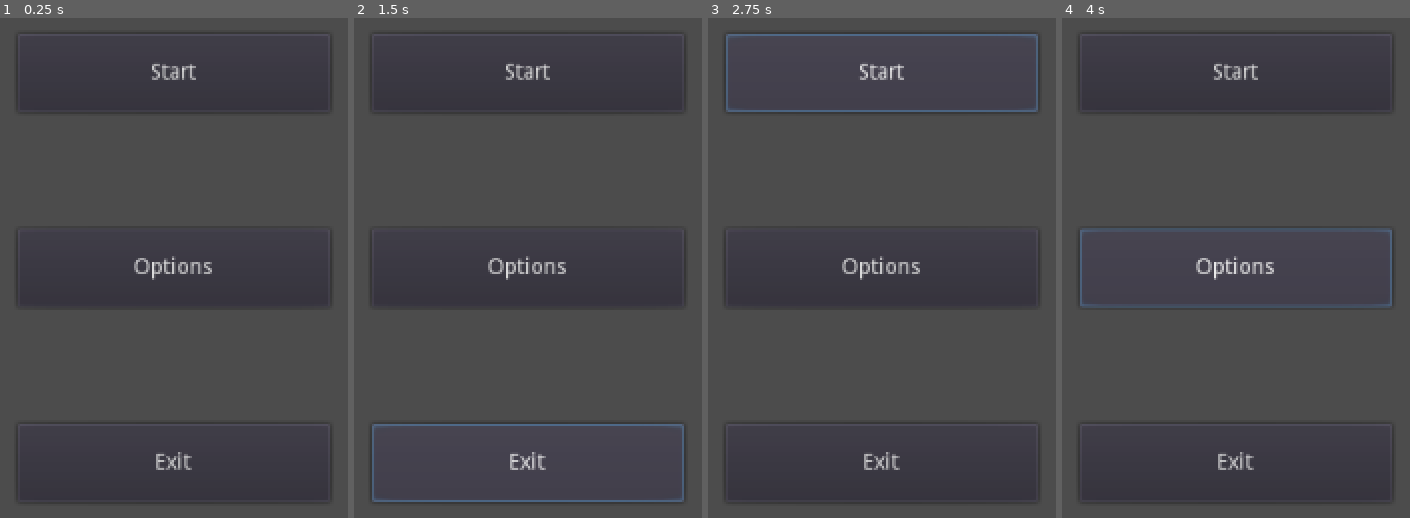
Above: before the commit, frames 1-4 (left to right).
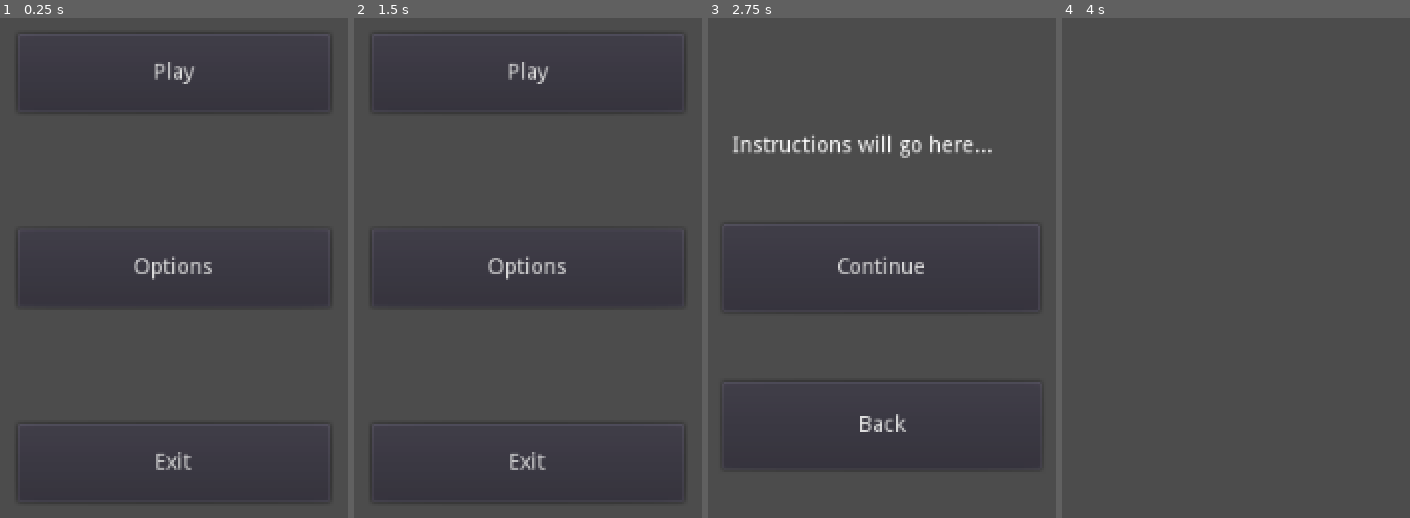
Above: after the commit, the same moments.

Repository: giraffegrenade/home-havoc
Game: Godot game, scene res://scenes/MainMenu.tscn
Same seed, same stepped clock (60 frames per second), same inputs: the game is played once before the commit and once after it.
Inputs (mouse positions are in pixels of both pictures, inside the frame that each line leads up to):
- Up to frame 1 (0.25 s): no input
- Up to frame 2 (1.5 s): click "Start" (after the commit: "Play") at 0.5 s; click (528, 428) at 1.25 s, where only the run after the commit has a clickable "Back"
- Up to frame 3 (2.75 s): click "Start" (after the commit: "Play") at 2 s
- Up to frame 4 (4 s): click (1236, 268) at 2.75 s, where only the run after the commit has a clickable "Continue"; click (1236, 268) at 3.5 s, where only the run before the commit has a clickable "Options"

The runs differ from the first frame. In frame 1, 0.3% of the frame differs, in the area x 43-57%, y 8-14%; in frame 2, 1.2%; in frame 3, 3.6%, in the area x 5-96%, y 3-97%; in frame 4, 1.7%.

Commit message:
Implementing basic menu

Diff:
--- /dev/null
+++ b/HomeHavoc/scenes/MainMenu.gd
@@ -0,0 +1,9 @@
+extends CanvasLayer
+
+
+func _on_StartButton_pressed():
+	get_tree().change_scene("res://scenes/Tutorial.tscn")
+
+
+func _on_Exit_pressed():
+	get_tree().quit()
--- a/HomeHavoc/scenes/MainMenu.tscn
+++ b/HomeHavoc/scenes/MainMenu.tscn
@@ -1,12 +1,15 @@
-[gd_scene format=2]
+[gd_scene load_steps=2 format=2]
 
-[node name="CanvasLayer" type="CanvasLayer"]
+[ext_resource path="res://scenes/MainMenu.gd" type="Script" id=1]
+
+[node name="CanvasLayer" type="CanvasLayer" index="0"]
 
 layer = 1
 offset = Vector2( 0, 0 )
 rotation = 0.0
 scale = Vector2( 1, 1 )
 transform = Transform2D( 1, 0, 0, 1, 0, 0 )
+script = ExtResource( 1 )
 
 [node name="StartButton" type="Button" parent="." index="0"]
 
@@ -29,7 +32,7 @@
 enabled_focus_mode = 2
 shortcut = null
 group = null
-text = "Start"
+text = "Play"
 flat = false
 align = 1
 _sections_unfolded = [ "Margin" ]
@@ -85,3 +88,7 @@
 flat = false
 align = 1
 _sections_unfolded = [ "Margin" ]
+
+[connection signal="pressed" from="StartButton" to="." method="_on_StartButton_pressed"]
+
+[connection signal="pressed" from="Exit" to="." method="_on_Exit_pressed"]
--- /dev/null
+++ b/HomeHavoc/scenes/Tutorial.gd
@@ -0,0 +1,23 @@
+extends CanvasLayer
+
+# class member variables go here, for example:
+# var a = 2
+# var b = "textvar"
+
+func _ready():
+	# Called when the node is added to the scene for the first time.
+	# Initialization here
+	pass
+
+#func _process(delta):
+#	# Called every frame. Delta is time since last frame.
+#	# Update game logic here.
+#	pass
+
+
+func _on_BackButton_pressed():
+	get_tree().change_scene("res://scenes/MainMenu.tscn")
+
+
+func _on_ContinueButton_pressed():
+	get_tree().change_scene("res://scenes/Main.tscn")
--- a/HomeHavoc/scenes/Tutorial.tscn
+++ b/HomeHavoc/scenes/Tutorial.tscn
@@ -1,12 +1,15 @@
-[gd_scene format=2]
+[gd_scene load_steps=2 format=2]
 
-[node name="CanvasLayer" type="CanvasLayer" index="0"]
+[ext_resource path="res://scenes/Tutorial.gd" type="Script" id=1]
+
+[node name="CanvasLayer" type="CanvasLayer"]
 
 layer = 1
 offset = Vector2( 0, 0 )
 rotation = 0.0
 scale = Vector2( 1, 1 )
 transform = Transform2D( 1, 0, 0, 1, 0, 0 )
+script = ExtResource( 1 )
 
 [node name="RichTextLabel" type="RichTextLabel" parent="." index="0"]
 
@@ -36,15 +39,15 @@
 selection_enabled = false
 override_selected_font_color = false
 
-[node name="Button" type="Button" parent="." index="1"]
+[node name="ContinueButton" type="Button" parent="." index="1"]
 
 anchor_left = 0.5
 anchor_top = 0.5
 anchor_right = 0.5
 anchor_bottom = 0.5
-margin_left = -101.5
+margin_left = -102.0
 margin_top = -28.0
-margin_right = 101.5
+margin_right = 101.0
 margin_bottom = 28.0
 rect_pivot_offset = Vector2( 0, 0 )
 rect_clip_content = false
@@ -61,3 +64,33 @@
 flat = false
 align = 1
 _sections_unfolded = [ "Margin" ]
+
+[node name="BackButton" type="Button" parent="." index="2"]
+
+anchor_left = 0.5
+anchor_top = 0.5
+anchor_right = 0.5
+anchor_bottom = 0.5
+margin_left = -102.0
+margin_top = 73.0
+margin_right = 102.0
+margin_bottom = 129.0
+rect_pivot_offset = Vector2( 0, 0 )
+rect_clip_content = false
+focus_mode = 2
+mouse_filter = 0
+mouse_default_cursor_shape = 0
+size_flags_horizontal = 1
+size_flags_vertical = 1
+toggle_mode = false
+enabled_focus_mode = 2
+shortcut = null
+group = null
+text = "Back"
+flat = false
+align = 1
+_sections_unfolded = [ "Margin" ]
+
+[connection signal="pressed" from="ContinueButton" to="." method="_on_ContinueButton_pressed"]
+
+[connection signal="pressed" from="BackButton" to="." method="_on_BackButton_pressed"]
